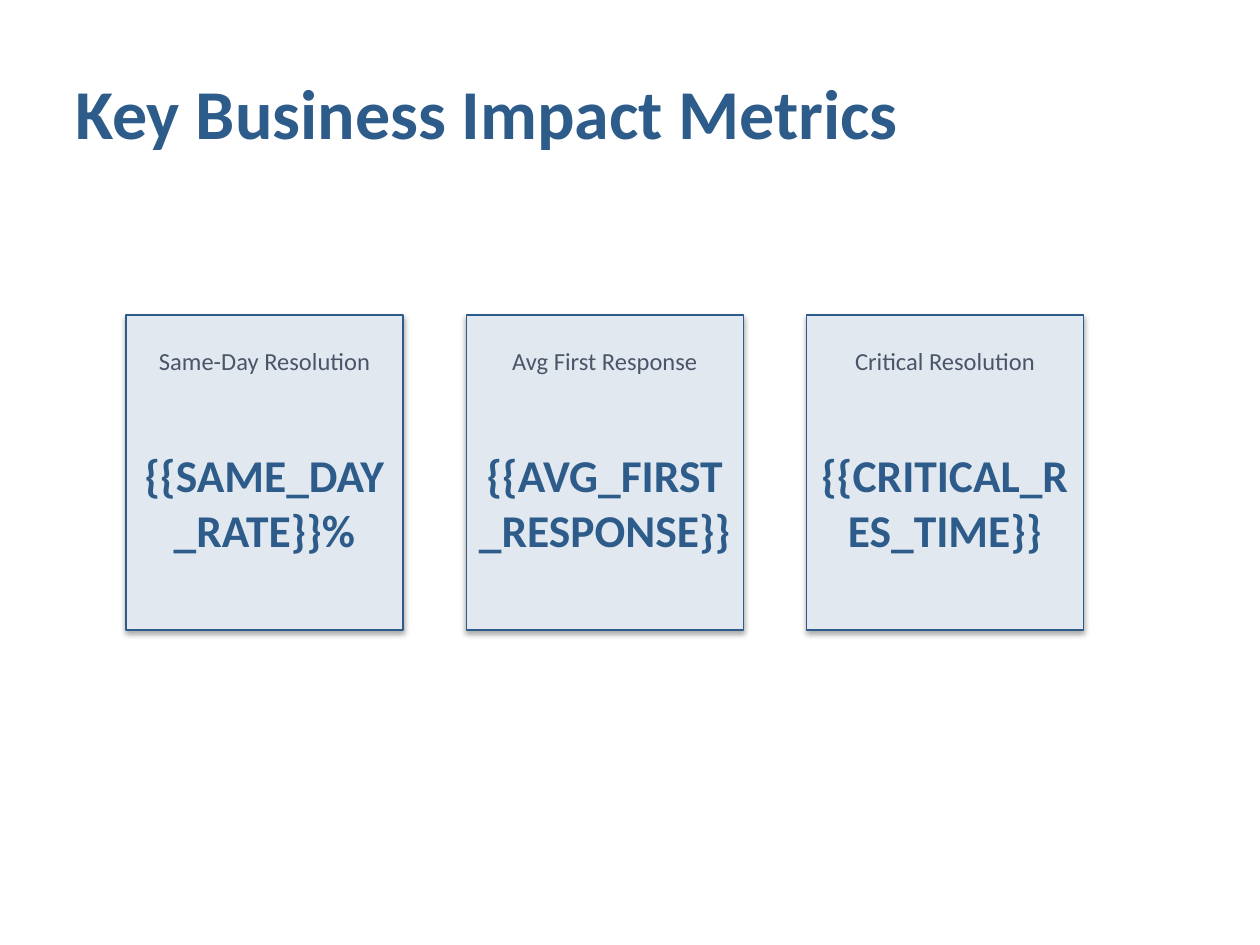
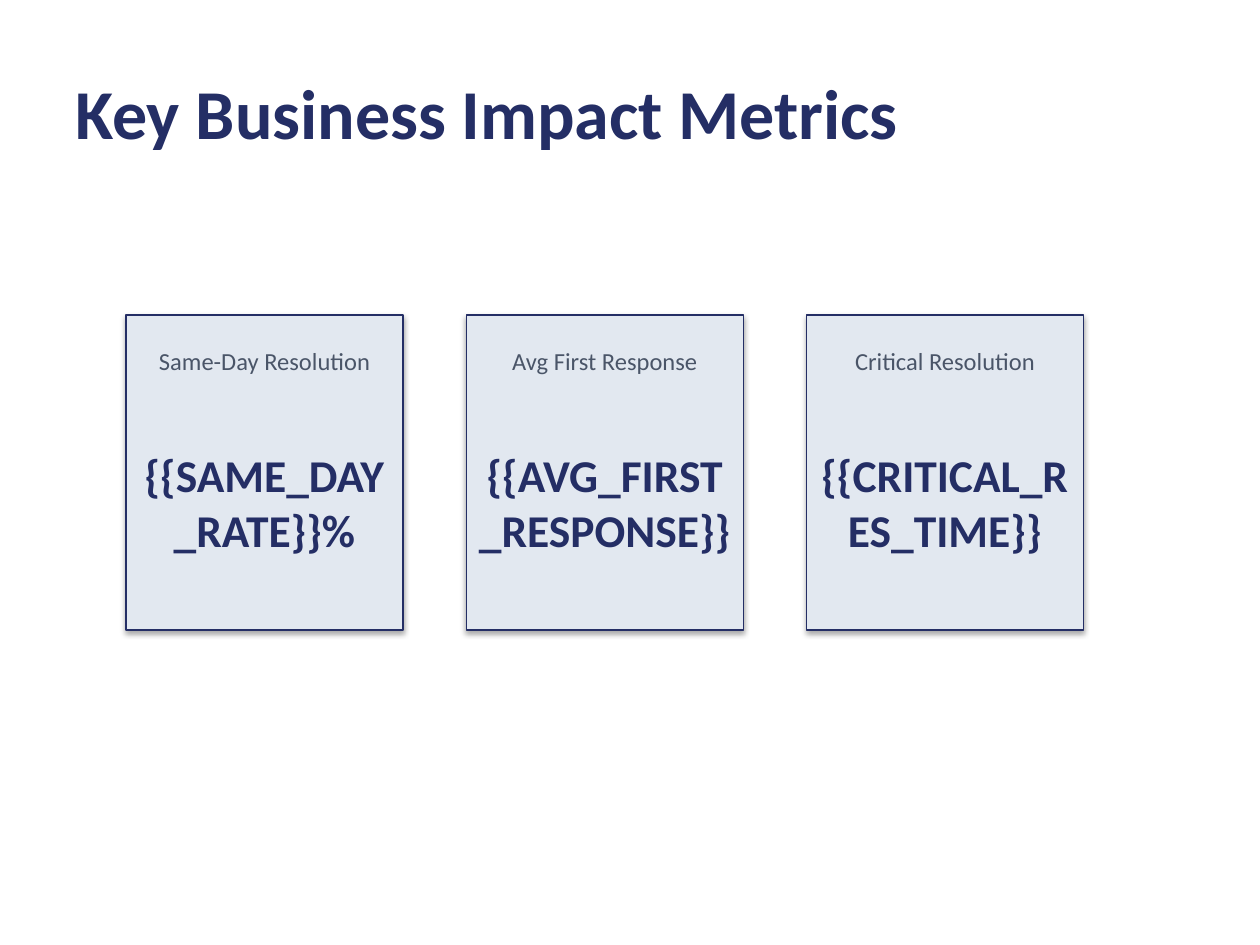
Before and after one commit to EcoFireGit/halopsa_QbrImpactSlides_v0, a slide deck: slide 3 of Master_QBR_Template.pptx. Drawn at 1260x945 pixels with LibreOffice and Linux fonts; fonts in the diff are those of the drawing. Boxes give left, top, right and bottom in pixels: in the first picture for what was removed or moved away, otherwise in the second. Text is boxed around its words. In the diff, an @@ line names an element or a change of style, - is before the commit and + after.

```diff
--- a/Master_QBR_Template.pptx
+++ b/Master_QBR_Template.pptx
@@ outline #2E5C8A 0.75 pt to #242E65 0.75 pt in 3 elements at <box>126,315,403,630</box>, <box>466,315,743,630</box>, <box>806,315,1084,630</box> @@
@@ text colour #2E5C8A to #242E65 in 4 elements at <box>75,90,897,150</box>, <box>145,459,385,554</box>, <box>479,459,730,554</box>, <box>821,459,1068,554</box> @@
```
Also in this commit, not shown: 7 other slides changed, 5 other files.
